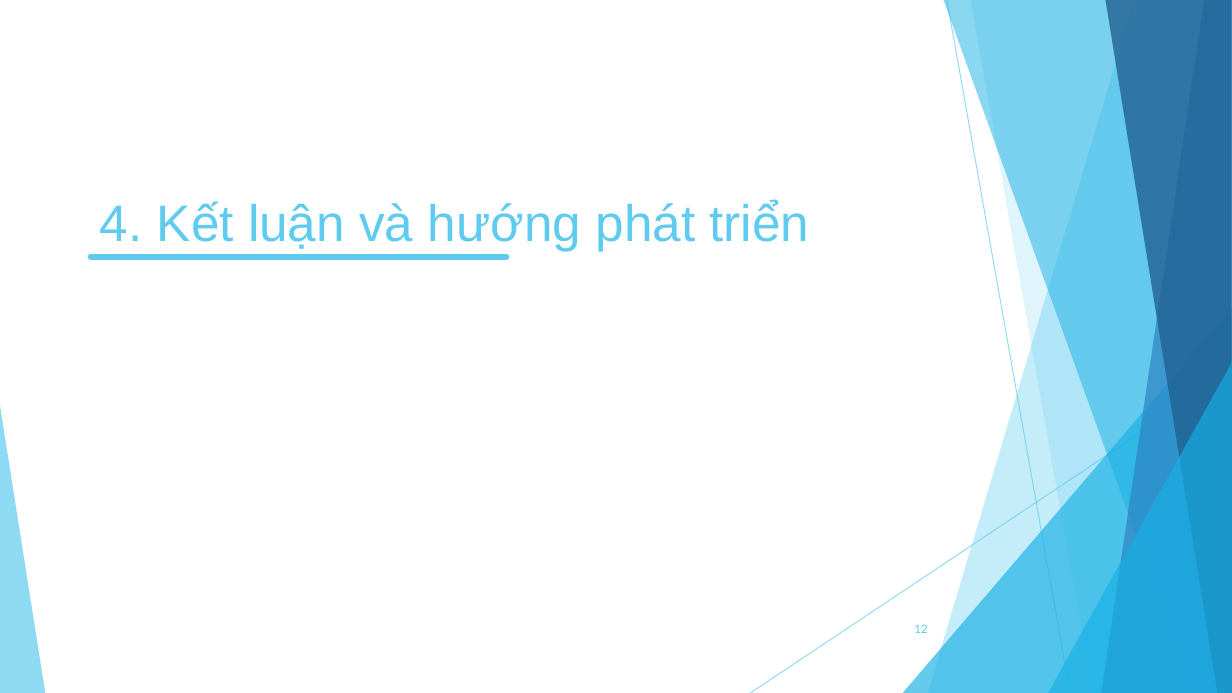
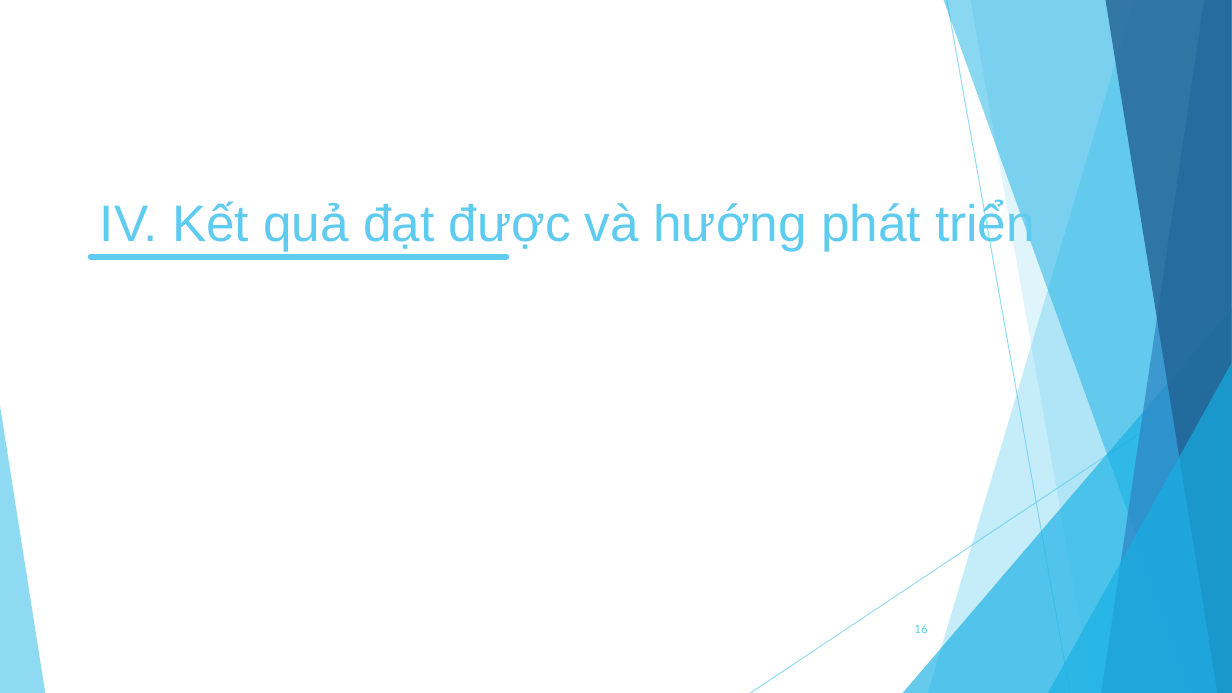
Before and after one commit to DuyK13/Rent-car-project, a slide deck: slide 16 of Tai_Lieu/Nhom14_KhoaLuan_Slide.pptx (slide 12 before the commit). Drawn at 1232x693 pixels with LibreOffice and Linux fonts; fonts in the diff are those of the drawing. Boxes give left, top, right and bottom in pixels: in the first picture for what was removed or moved away, otherwise in the second. Text is boxed around its words. In the diff, an @@ line names an element or a change of style, - is before the commit and + after.

```diff
--- a/Tai_Lieu/Nhom14_KhoaLuan_Slide.pptx
+++ b/Tai_Lieu/Nhom14_KhoaLuan_Slide.pptx
@@ title at (x1=100, y1=200, x2=1035, y2=251): text changed @@
-4. Kết luận và hướng phát triển
+IV. Kết quả đạt được và hướng phát triển
@@ page number at (x1=914, y1=624, x2=927, y2=633): text changed @@
-12
+16
```
Also in this commit, not shown: 9 other slides changed, 13 slides added, 6 slides removed, 14 other files.
